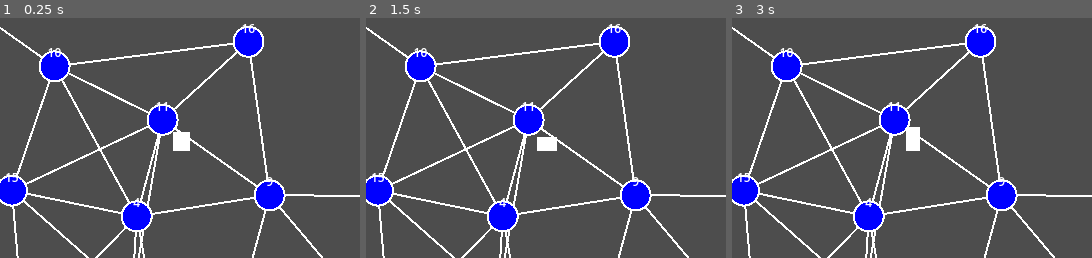
Above: before the commit, frames 1-3 (left to right).
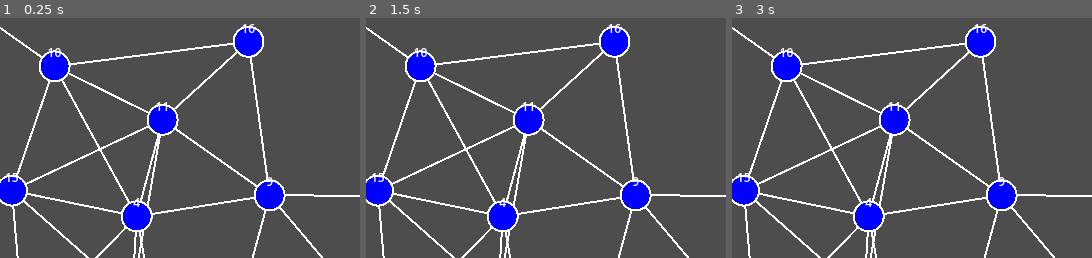
Above: after the commit, the same moments.

Repository: EdbertWang/roguelike_autobattler
Game: Godot game, scene res://Manager/game_state_manager.tscn
The game is run twice, just before and just after one commit, with the same random seed, the same clock (stepped at 60 frames per second) and the same inputs.
Inputs (mouse positions are % of the whole screen's width and height, from its top left):
- Up to frame 1 (0.25 s): no input
- Up to frame 2 (1.5 s): tap Enter at 0.5 s; move the mouse to (72, 45) at 0.52 s; click (72, 45) at 0.6 s; tap Space at 1.25 s; move the mouse to (30, 55) at 1.27 s; tap R (rotatePlacement) at 1.35 s; click (30, 55) at 1.42 s
- Up to frame 3 (3 s): tap Enter at 2 s; move the mouse to (60, 28) at 2.02 s; click (60, 28) at 2.1 s; tap Space at 2.75 s; move the mouse to (45, 70) at 2.77 s; tap R (rotatePlacement) at 2.85 s; click (45, 70) at 2.92 s
The pictures show only the part of the screen within x 12-62%, y 20-70%; the shares and areas given below are measured in that part.

The runs differ from the first frame. In frame 1, 0.3% of the frame differs, in the area x 48-53%, y 47-56%; in frame 2, 0.3%; in frame 3, 0.3%.

Commit message:
merged campaign controler and main state manager

Diff:
--- a/Manager/battle_manager.tscn
+++ b/Manager/battle_manager.tscn
@@ -1,12 +1,9 @@
-[gd_scene load_steps=10 format=3 uid="uid://b2hkuu4ohgbnk"]
+[gd_scene load_steps=7 format=3 uid="uid://b2hkuu4ohgbnk"]
 
 [ext_resource type="Script" uid="uid://cuad6lpso0q62" path="res://Manager/battle_manager.gd" id="1_c6fe6"]
 [ext_resource type="Script" uid="uid://hqlphn02kabu" path="res://UI/FlowGen.gd" id="1_i8jx7"]
 [ext_resource type="Script" uid="uid://dxavhucjkx8u3" path="res://Manager/TargetManager.gd" id="2_7x82o"]
-[ext_resource type="PackedScene" uid="uid://cpeerva01chph" path="res://Units/melee_unit_template/MeleeUnitTemplate.tscn" id="2_qhfok"]
 [ext_resource type="PackedScene" uid="uid://dvin2a62ufrm8" path="res://UI/BoardUI.tscn" id="3_vbtom"]
-[ext_resource type="Script" uid="uid://bpck23uarryp" path="res://Units/melee_unit_template/melee_unit_template.gd" id="5_ow4m4"]
-[ext_resource type="PackedScene" uid="uid://dntchg7qjone2" path="res://Units/ranged_unit_template/RangedUnitTemplate.tscn" id="6_kbjsa"]
 [ext_resource type="Script" uid="uid://bqo443bjdc1tg" path="res://Manager/enemy_spawner.gd" id="9_tj47k"]
 [ext_resource type="Script" uid="uid://bl0o5tym6ijaq" path="res://UI/flow_visualizer.gd" id="10_lsjgq"]
 
@@ -32,17 +29,6 @@
 
 [node name="Unit_Parent" type="Node" parent="."]
 
-[node name="BasicUnit" parent="Unit_Parent" instance=ExtResource("2_qhfok")]
-position = Vector2(743, 195)
-script = ExtResource("5_ow4m4")
-max_hp = 30
-base_speed = 40
-
-[node name="RangedUnitTemplate" parent="Unit_Parent" instance=ExtResource("6_kbjsa")]
-position = Vector2(263, 218)
-max_hp = 40
-base_speed = 100
-
 [node name="Manager_Update" type="Timer" parent="."]
 wait_time = 0.1
 autostart = true
--- a/Manager/campaign_controller.gd
+++ /dev/null
@@ -1,335 +0,0 @@
-extends Node
-
-# Campaign Controller
-# Manages the flow between map exploration and battle execution
-
-var map_generator: Node2D
-var battle_manager: Node2D
-var gui : Control
-
-enum GameState {
-	MAP_EXPLORATION,
-	BATTLE_PREPARATION,
-	BATTLE_ACTIVE,
-	BATTLE_COMPLETE,
-	CAMPAIGN_COMPLETE
-}
-
-var current_state: GameState = GameState.MAP_EXPLORATION
-var current_battle_node: MapNode
-
-signal state_changed(new_state: GameState)
-#signal battle_started(node: MapNode)
-signal battle_completed(node: MapNode, victory: bool)
-signal campaign_completed()
-
-func post_ready():
-	map_generator = get_parent().map_generator
-	battle_manager = get_parent().battle_manager
-	gui = get_parent().gui
-
-	connect_systems()
-
-	for i in self.get_children():
-		if i.has_method("post_ready"):
-			i.post_ready()
-
-func connect_systems():
-	"""Connect all system signals and references"""
-
-	# Connect battle manager signals if available
-	if battle_manager:
-		if battle_manager.has_signal("preperation_ended"):
-			battle_manager.preperation_ended.connect(_end_prep_phase)
-		if battle_manager.has_signal("battle_ended"):
-			battle_manager.battle_ended.connect(_on_battle_ended)
-
-
-	print("Campaign controller systems connected")
-
-func change_state(new_state: GameState):
-	"""Change the current game state"""
-	var old_state = current_state
-	current_state = new_state
-
-	print("State changed: %s -> %s" % [GameState.keys()[old_state], GameState.keys()[new_state]])
-	state_changed.emit(new_state)
-
-	# Handle state-specific logic
-	match new_state:
-		GameState.MAP_EXPLORATION:
-			enable_map_interaction()
-		GameState.BATTLE_PREPARATION:
-			prepare_battle()
-		GameState.BATTLE_ACTIVE:
-			start_battle_sequence()
-		GameState.BATTLE_COMPLETE:
-			handle_battle_completion()
-		GameState.CAMPAIGN_COMPLETE:
-			handle_campaign_completion()
-
-# =============================================================================
-# MAP EXPLORATION STATE
-# =============================================================================
-
-func enable_map_interaction():
-	"""Enable map interaction and disable battle systems"""
-
-	map_generator.set_process_input(true)
-	map_generator.show()
-
-	battle_manager.set_process(false)
-	battle_manager.hide()
-
-	print("Map exploration enabled. Available nodes: %d" % map_generator.get_available_nodes().size())
-
-func on_map_node_selected(node: MapNode):
-	"""Handle when player selects a map node"""
-	if current_state != GameState.MAP_EXPLORATION:
-		return
-
-	if not node.available or node.completed:
-		print("Node %d is not available" % node.id)
-		return
-
-	current_battle_node = node
-	change_state(GameState.BATTLE_PREPARATION)
-
-# =============================================================================
-# BATTLE PREPARATION STATE
-# =============================================================================
-
-func prepare_battle():
-	"""Prepare for battle at the selected node"""
-	if not current_battle_node:
-		push_error("No battle node selected")
-		return
-
-	print("Preparing battle at node %d (Stage: %d, Difficulty: %s)" %
-		  [current_battle_node.id, current_battle_node.stage, current_battle_node.difficulty])
-
-	# Setup battle environment
-	setup_battle_environment()
-
-
-func setup_battle_environment():
-	"""Setup the battle environment for the current node"""
-	battle_manager.show()
-	battle_manager.set_process(true)
-
-	# Clear any existing units
-	battle_manager.clear_battlefield()
-
-	# Setup battle-specific parameters based on node
-	battle_manager.setup_battle({
-		"stage": current_battle_node.stage,
-		"difficulty": current_battle_node.difficulty,
-		"node_type": current_battle_node.node_type
-	})
-
-	gui.deployment_mode = false
-
-	# Hide map during battle
-	map_generator.hide()
-	map_generator.set_process_input(false)
-
-func _end_prep_phase():
-	# Create breif countdown to
-	await get_tree().create_timer(1.0).timeout
-	change_state(GameState.BATTLE_ACTIVE)
-
-	# TODO: Talk to GUI to disable inventory,
-	gui.deployment_mode = false
-
-# =============================================================================
-# BATTLE ACTIVE STATE
-# =============================================================================
-
-func start_battle_sequence():
-	"""Start the actual battle"""
-	print("Battle started at node %d" % current_battle_node.id)
-	#battle_started.emit(current_battle_node)
-
-	# Start battle systems
-	if battle_manager and battle_manager.has_method("start_battle"):
-		battle_manager.start_battle()
-
-	# The battle will run until _on_battle_ended is called
-
-func _on_battle_ended(victory: bool):
-	"""Handle battle completion from battle manager"""
-	print("Battle ended. Victory: %s" % victory)
-
-	# Store battle result
-	current_battle_node.completed = victory
-
-	if victory:
-		change_state(GameState.BATTLE_COMPLETE)
-	else:
-		# Handle defeat - could retry, return to map, etc.
-		handle_battle_defeat()
-
-func handle_battle_defeat():
-	"""Handle what happens when player loses a battle"""
-	print("Battle defeat - implementing retry logic")
-
-	# For now, allow retry
-	change_state(GameState.BATTLE_PREPARATION)
-
-	# Alternative: return to map
-	# change_state(GameState.MAP_EXPLORATION)
-
-# =============================================================================
-# BATTLE COMPLETE STATE
-# =============================================================================
-
-func handle_battle_completion():
-	"""Handle successful battle completion"""
-	if not current_battle_node:
-		return
-
-	print("Battle completed successfully at node %d" % current_battle_node.id)
-
-	# Mark node as completed
-	map_generator.complete_current_battle()
-
-	# Give rewards, show victory screen, etc.
-	award_battle_rewards()
-
-	# Check if campaign is complete
-	if current_battle_node.node_type == "end":
-		change_state(GameState.CAMPAIGN_COMPLETE)
-	else:
-		# Brief pause then return to map
-		await get_tree().create_timer(2.0).timeout
-		change_state(GameState.MAP_EXPLORATION)
-
-	battle_completed.emit(current_battle_node, true)
-	current_battle_node = null
-
-func award_battle_rewards():
-	"""Award rewards based on battle performance"""
-	var rewards = calculate_battle_rewards()
-	print("Battle rewards: %s" % str(rewards))
-
-	# Implement your reward system here
-	# e.g., add gold, experience, new units, etc.
-
-func calculate_battle_rewards() -> Dictionary:
-	"""Calculate rewards based on node difficulty and performance"""
-	var base_rewards = {
-		"gold": 100,
-		"experience": 50
-	}
-
-	# Scale by difficulty
-	match current_battle_node.difficulty:
-		"easy":
-			base_rewards.gold *= 1
-		"medium":
-			base_rewards.gold *= 1.5
-		"hard":
-			base_rewards.gold *= 2
-
-	# Scale by stage
-	base_rewards.gold += current_battle_node.stage * 10
-	base_rewards.experience += current_battle_node.stage * 5
-
-	return base_rewards
-
-# =============================================================================
-# CAMPAIGN COMPLETE STATE
-# =============================================================================
-
-func handle_campaign_completion():
-	"""Handle campaign completion"""
-	print("=== CAMPAIGN COMPLETED ===")
-	campaign_completed.emit()
-
-	# Show victory screen, unlock new campaigns, etc.
-	show_campaign_victory()
-
-func show_campaign_victory():
-	"""Show campaign victory screen"""
-	print("Showing campaign victory screen")
-	# Implement your victory screen UI here
-
-# =============================================================================
-# PUBLIC INTERFACE
-# =============================================================================
-
-func start_new_campaign():
-	"""Start a new campaign"""
-	print("Starting new campaign")
-
-	# Reset systems
-	current_battle_node = null
-
-	# Generate new map
-	if map_generator:
-		map_generator.regenerate_map()
-
-	change_state(GameState.MAP_EXPLORATION)
-
-func save_campaign_progress() -> Dictionary:
-	"""Save current campaign progress"""
-	var save_data = {
-		"current_state": current_state,
-		"current_battle_node_id": current_battle_node.id if current_battle_node else -1
-	}
-
-	# Add map state
-	if map_generator:
-		save_data.map_state = map_generator.save_map_state()
-
-	return save_data
-
-func load_campaign_progress(save_data: Dictionary):
-	"""Load campaign progress from save data"""
-	# Load map state first
-	if map_generator and save_data.has("map_state"):
-		map_generator.load_map_state(save_data.map_state)
-
-	# Restore current state
-	var saved_state = save_data.get("current_state", GameState.MAP_EXPLORATION)
-	change_state(saved_state)
-
-	# Restore current battle node if applicable
-	var battle_node_id = save_data.get("current_battle_node_id", -1)
-	if battle_node_id >= 0:
-		for node in map_generator.nodes:
-			if node.id == battle_node_id:
-				current_battle_node = node
-				break
-
-func get_campaign_progress() -> Dictionary:
-	"""Get current campaign progress for UI display"""
-	var progress = {
-		"state": GameState.keys()[current_state],
-		"current_node": current_battle_node.id if current_battle_node else -1
-	}
-
-	if map_generator:
-		progress.merge(map_generator.get_map_progress())
-
-	return progress
-
-# =============================================================================
-# DEBUG INTERFACE
-# =============================================================================
-
-func force_battle_victory():
-	"""Debug: Force current battle to end in victory"""
-	if current_state == GameState.BATTLE_ACTIVE:
-		_on_battle_ended(true)
-
-func force_battle_defeat():
-	"""Debug: Force current battle to end in defeat"""
-	if current_state == GameState.BATTLE_ACTIVE:
-		_on_battle_ended(false)
-
-func skip_to_end():
-	"""Debug: Skip to campaign end"""
-	if map_generator and map_generator.end_node:
-		current_battle_node = map_generator.end_node
-		change_state(GameState.CAMPAIGN_COMPLETE)
--- a/Manager/game_state_manager.gd
+++ b/Manager/game_state_manager.gd
@@ -1,47 +1,325 @@
 # MainGame.gd
 extends Node
 
-# This script will mainly work as a way to connect all the different component managers to each other
-# Usage is close to a global signal bus
-# Actual State control will be done by the campaign controller
+enum GameState {
+	MAP_EXPLORATION,
+	BATTLE_PREPARATION,
+	BATTLE_ACTIVE,
+	BATTLE_COMPLETE,
+	CAMPAIGN_COMPLETE
+}
 
 @onready var campaign_controller = $CampaignController
 @onready var map_generator = $MapManager
 @onready var battle_manager = $BattleManager
 @onready var gui = $Gui
 
+var current_state: GameState = GameState.MAP_EXPLORATION
+var current_battle_node: MapNode
+
+# =============================================================================
+# INITIALIZATION AND SETUP
+# =============================================================================
+
 func _ready():
-	# Connect UI signals
-	setup_ui_connections()
+	# Connect signals
+	connect_systems()
 
 	#Sync all children to post ready state
 	post_ready()
 
-func setup_ui_connections():
-	# Connect campaign controller signals to UI
-	campaign_controller.state_changed.connect(_on_game_state_changed)
-	#campaign_controller.battle_started.connect(_on_battle_started)
-	campaign_controller.campaign_completed.connect(_on_campaign_completed)
-
-	map_generator.enter_battle.connect(_on_battle_entered)
-
-func _on_game_state_changed(new_state):
-	print("Game state: " + str(new_state))
-	# Update UI based on state
-
-func _on_battle_entered(node):
-	print("Battle entered at node: " + str(node.id))
-	campaign_controller.on_map_node_selected(node)
-
-func _on_campaign_completed():
-	print("Campaign completed!")
-
 func post_ready():
-
 	for i in get_children():
 		if i.has_method("post_ready"):
 			i.post_ready()
 
 	# wait till everything has called post_ready then
 	# Start new campaign
-	campaign_controller.start_new_campaign()
+	start_new_campaign()
+
+func connect_systems():
+	if gui.has_signal("preperation_ended"):
+		gui.preperation_ended.connect(_end_prep_phase)
+	if battle_manager.has_signal("battle_ended"):
+		battle_manager.battle_ended.connect(_on_battle_ended)
+
+	map_generator.selected_node.connect(_on_map_node_selected)
+
+
+func change_state(new_state: GameState):
+	"""Change the current game state"""
+	var old_state = current_state
+	current_state = new_state
+
+	print("State changed: %s -> %s" % [GameState.keys()[old_state], GameState.keys()[new_state]])
+
+	# Handle state-specific logic
+	match new_state:
+		GameState.MAP_EXPLORATION:
+			enable_map_interaction()
+		GameState.BATTLE_PREPARATION:
+			prepare_battle()
+		GameState.BATTLE_ACTIVE:
+			start_battle_sequence()
+		GameState.BATTLE_COMPLETE:
+			handle_battle_completion()
+		GameState.CAMPAIGN_COMPLETE:
+			handle_campaign_completion()
+
+# =============================================================================
+# MAP EXPLORATION STATE
+# =============================================================================
+
+func enable_map_interaction():
+	"""Enable map interaction and disable battle systems"""
+
+	map_generator.set_process_input(true)
+	map_generator.show()
+
+	battle_manager.set_process(false)
+	battle_manager.hide()
+
+	print("Map exploration enabled. Available nodes: %d" % map_generator.get_available_nodes().size())
+
+func _on_map_node_selected(node: MapNode):
+	"""Handle when player selects a map node"""
+	if current_state != GameState.MAP_EXPLORATION:
+		return
+
+	if node.completed:
+		print("Node %d has already been visited." % node.id)
+		return
+	else:
+		current_battle_node = node
+		change_state(GameState.BATTLE_PREPARATION)
+
+# =============================================================================
+# BATTLE PREPARATION STATE
+# =============================================================================
+
+func prepare_battle():
+	"""Prepare for battle at the selected node"""
+	if not current_battle_node:
+		push_error("No battle node selected")
+		return
+
+	print("Preparing battle at node %d (Stage: %d, Difficulty: %s)" %
+		  [current_battle_node.id, current_battle_node.stage, current_battle_node.difficulty])
+
+	# Setup battle environment
+	setup_battle_environment()
+
+
+func setup_battle_environment():
+	"""Setup the battle environment for the current node"""
+	battle_manager.show()
+	battle_manager.set_process(true)
+
+	# Clear any existing units
+	battle_manager.clear_battlefield()
+
+	# Setup battle-specific parameters based on node
+	battle_manager.setup_battle({
+		"stage": current_battle_node.stage,
+		"difficulty": current_battle_node.difficulty,
+		"node_type": current_battle_node.node_type
+	})
+
+	gui.deployment_mode = true
+
+	# Hide map during battle
+	map_generator.hide()
+	map_generator.set_process_input(false)
+
+func _end_prep_phase():
+	# Create breif countdown to
+	await get_tree().create_timer(1.0).timeout
+	change_state(GameState.BATTLE_ACTIVE)
+
+	# TODO: Talk to GUI to disable inventory,
+	gui.deployment_mode = false
+
+# =============================================================================
+# BATTLE ACTIVE STATE
+# =============================================================================
+
+func start_battle_sequence():
+	"""Start the actual battle"""
+	print("Battle started at node %d" % current_battle_node.id)
+	battle_manager.start_battle()
+	# The battle will run until _on_battle_ended is called
+
+func _on_battle_ended(victory: bool):
+	"""Handle battle completion from battle manager"""
+	print("Battle ended. Victory: %s" % victory)
+
+	# Store battle result
+	current_battle_node.completed = victory
+
+	if victory:
+		change_state(GameState.BATTLE_COMPLETE)
+	else:
+		# Handle defeat - could retry, return to map, etc.
+		handle_battle_defeat()
+
+func handle_battle_defeat():
+	"""Handle what happens when player loses a battle"""
+	print("Battle defeat")
+
+	# return to map
+	change_state(GameState.MAP_EXPLORATION)
+
+# =============================================================================
+# BATTLE COMPLETE STATE
+# =============================================================================
+
+func handle_battle_completion():
+	"""Handle successful battle completion"""
+	if not current_battle_node:
+		return
+
+	print("Battle completed successfully at node %d" % current_battle_node.id)
+
+	# Mark node as completed
+	map_generator.complete_current_battle()
+
+	# Give rewards, show victory screen, etc.
+	award_battle_rewards()
+
+	# Check if campaign is complete
+	if current_battle_node.node_type == "end":
+		change_state(GameState.CAMPAIGN_COMPLETE)
+	else:
+		# Brief pause then return to map
+		await get_tree().create_timer(2.0).timeout
+		change_state(GameState.MAP_EXPLORATION)
+
+	current_battle_node = null
+
+func award_battle_rewards():
+	"""Award rewards based on battle performance"""
+	var rewards = calculate_battle_rewards()
+	print("Battle rewards: %s" % str(rewards))
+
+	# Implement your reward system here
+	# e.g., add gold, experience, new units, etc.
+
+func calculate_battle_rewards() -> Dictionary:
+	"""Calculate rewards based on node difficulty and performance"""
+	var base_rewards = {
+		"gold": 100,
+		"experience": 50
+	}
+
+	# Scale by difficulty
+	match current_battle_node.difficulty:
+		"easy":
+			base_rewards.gold *= 1
+		"medium":
+			base_rewards.gold *= 1.5
+		"hard":
+			base_rewards.gold *= 2
+
+	# Scale by stage
+	base_rewards.gold += current_battle_node.stage * 10
+	base_rewards.experience += current_battle_node.stage * 5
+
+	return base_rewards
+
+# =============================================================================
+# CAMPAIGN COMPLETE STATE
+# =============================================================================
+
+func handle_campaign_completion():
+	"""Handle campaign completion"""
+	print("=== CAMPAIGN COMPLETED ===")
+
+	# Show victory screen, unlock new campaigns, etc.
+	show_campaign_victory()
+
+func show_campaign_victory():
+	"""Show campaign victory screen"""
+	print("Showing campaign victory screen")
+	# Implement your victory screen UI here
+
+# =============================================================================
+# PUBLIC INTERFACE
+# =============================================================================
+
+func start_new_campaign():
+	"""Start a new campaign"""
+	print("Starting new campaign")
+
+	# Reset systems
+	current_battle_node = null
+
+	# Generate new map
+	if map_generator:
+		map_generator.regenerate_map()
+
+	change_state(GameState.MAP_EXPLORATION)
+
+func save_campaign_progress() -> Dictionary:
+	"""Save current campaign progress"""
+	var save_data = {
+		"current_state": current_state,
+		"current_battle_node_id": current_battle_node.id if current_battle_node else -1
+	}
+
+	# Add map state
+	if map_generator:
+		save_data.map_state = map_generator.save_map_state()
+
+	return save_data
+
+func load_campaign_progress(save_data: Dictionary):
+	"""Load campaign progress from save data"""
+	# Load map state first
+	if map_generator and save_data.has("map_state"):
+		map_generator.load_map_state(save_data.map_state)
+
+	# Restore current state
+	var saved_state = save_data.get("current_state", GameState.MAP_EXPLORATION)
+	change_state(saved_state)
+
+	# Restore current battle node if applicable
+	var battle_node_id = save_data.get("current_battle_node_id", -1)
+	if battle_node_id >= 0:
+		for node in map_generator.nodes:
+			if node.id == battle_node_id:
+				current_battle_node = node
+				break
+
+func get_campaign_progress() -> Dictionary:
+	"""Get current campaign progress for UI display"""
+	var progress = {
+		"state": GameState.keys()[current_state],
+		"current_node": current_battle_node.id if current_battle_node else -1
+	}
+
+	if map_generator:
+		progress.merge(map_generator.get_map_progress())
+
+	return progress
+
+
+
+# =============================================================================
+# DEBUG INTERFACE
+# =============================================================================
+
+func force_battle_victory():
+	"""Debug: Force current battle to end in victory"""
+	if current_state == GameState.BATTLE_ACTIVE:
+		_on_battle_ended(true)
+
+func force_battle_defeat():
+	"""Debug: Force current battle to end in defeat"""
+	if current_state == GameState.BATTLE_ACTIVE:
+		_on_battle_ended(false)
+
+func skip_to_end():
+	"""Debug: Skip to campaign end"""
+	if map_generator and map_generator.end_node:
+		current_battle_node = map_generator.end_node
+		change_state(GameState.CAMPAIGN_COMPLETE)
--- a/Manager/game_state_manager.tscn
+++ b/Manager/game_state_manager.tscn
@@ -1,9 +1,8 @@
-[gd_scene load_steps=6 format=3 uid="uid://ooyule8c5gdc"]
+[gd_scene load_steps=5 format=3 uid="uid://ooyule8c5gdc"]
 
 [ext_resource type="PackedScene" uid="uid://b2hkuu4ohgbnk" path="res://Manager/battle_manager.tscn" id="1_b7jtx"]
 [ext_resource type="Script" uid="uid://dtlxst4r4hl5x" path="res://Manager/game_state_manager.gd" id="1_rks66"]
 [ext_resource type="PackedScene" uid="uid://bkofyitbtwadk" path="res://Map_Gen/map_manager.tscn" id="2_rks66"]
-[ext_resource type="Script" uid="uid://dy1guuv6j0nu4" path="res://Manager/campaign_controller.gd" id="4_bffvo"]
 [ext_resource type="PackedScene" uid="uid://dy1rgpvj3afyd" path="res://UI/GUI.tscn" id="5_4wcpc"]
 
 [node name="GameStateManager" type="Node"]
@@ -13,7 +12,4 @@
 
 [node name="MapManager" parent="." instance=ExtResource("2_rks66")]
 
-[node name="CampaignController" type="Node" parent="."]
-script = ExtResource("4_bffvo")
-
 [node name="Gui" parent="." instance=ExtResource("5_4wcpc")]
--- a/Map_Gen/map_manager.gd
+++ b/Map_Gen/map_manager.gd
@@ -43,7 +43,7 @@
 }
 
 # Signals
-signal enter_battle(node: MapNode)
+signal selected_node(node: MapNode)
 
 ######### MANAGER CODE ########
 
@@ -261,7 +261,7 @@
 	queue_redraw()
 
 	# Update other nodes
-	enter_battle.emit(node)
+	selected_node.emit(node)
 
 func complete_current_battle():
 	"""Mark current battle as completed and update availability"""
Not shown, removed: Manager/campaign_controller.gd.uid
